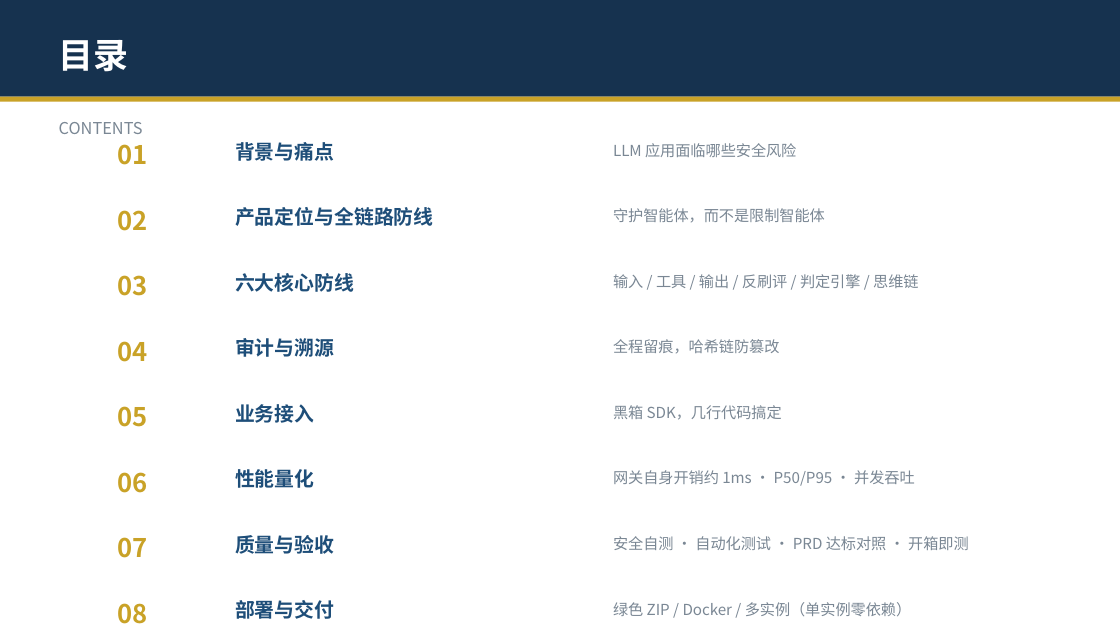
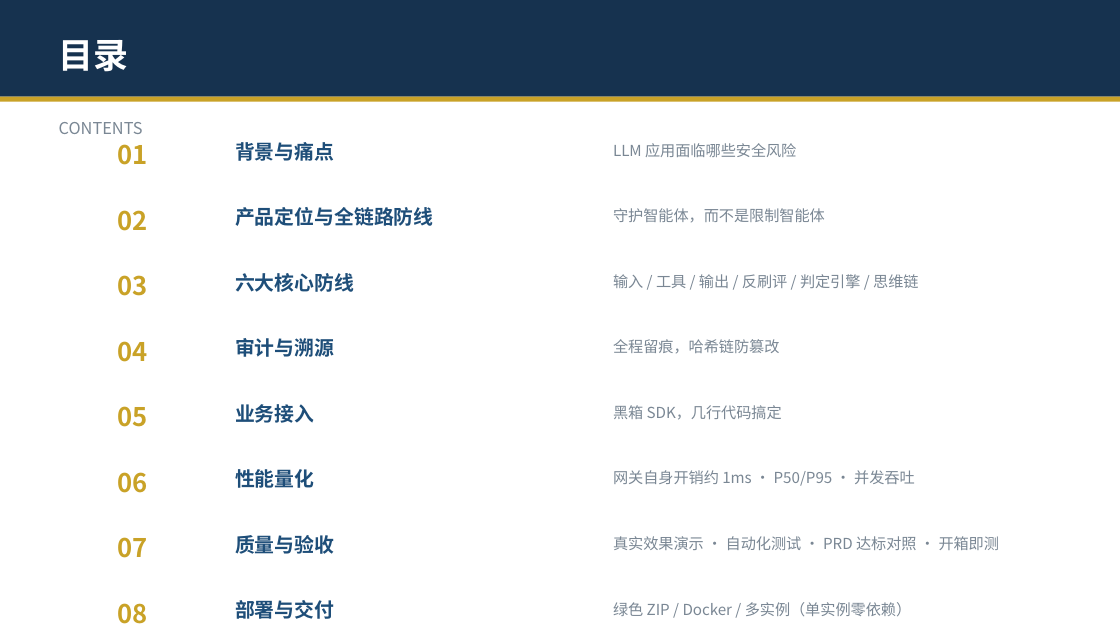
Before and after one commit to zhengyucheng-ktt/security-guard-agent, a slide deck: slide 2 of 安全交互守护智能体-演示.pptx. Drawn at 1120x630 pixels with LibreOffice and Linux fonts; fonts in the diff are those of the drawing. Boxes give left, top, right and bottom in pixels: in the first picture for what was removed or moved away, otherwise in the second. Text is boxed around its words. In the diff, an @@ line names an element or a change of style, - is before the commit and + after.

Commit message:
PPT新增真实效果演示页(5场景横向对比表), 流程图思维链虚线闭环视觉, 性能P95精度+分布窄注释, 07章节扩至3页

```diff
--- a/安全交互守护智能体-演示.pptx
+++ b/安全交互守护智能体-演示.pptx
@@ text at box(613, 536, 1000, 550): text changed @@
-安全自测 · 自动化测试 · PRD 达标对照 · 开箱即测
+真实效果演示 · 自动化测试 · PRD 达标对照 · 开箱即测
```
Also in this commit, not shown: 2 other slides changed, 1 slide added, 1 other file.
